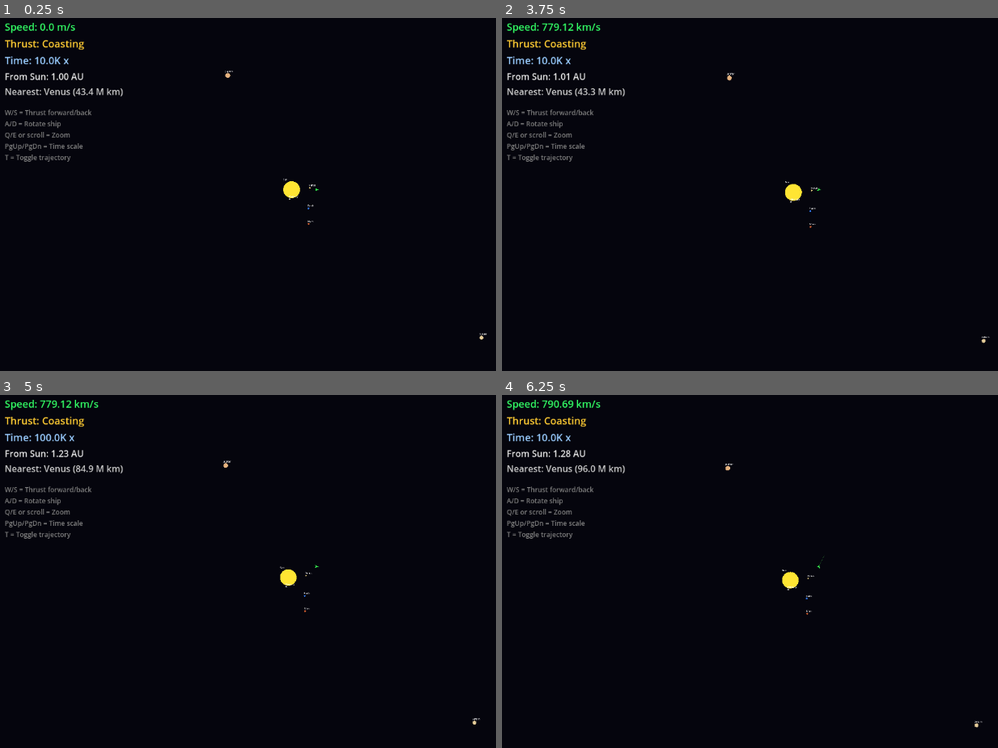
Above: before the commit, frames 1-4 (two rows, left to right).
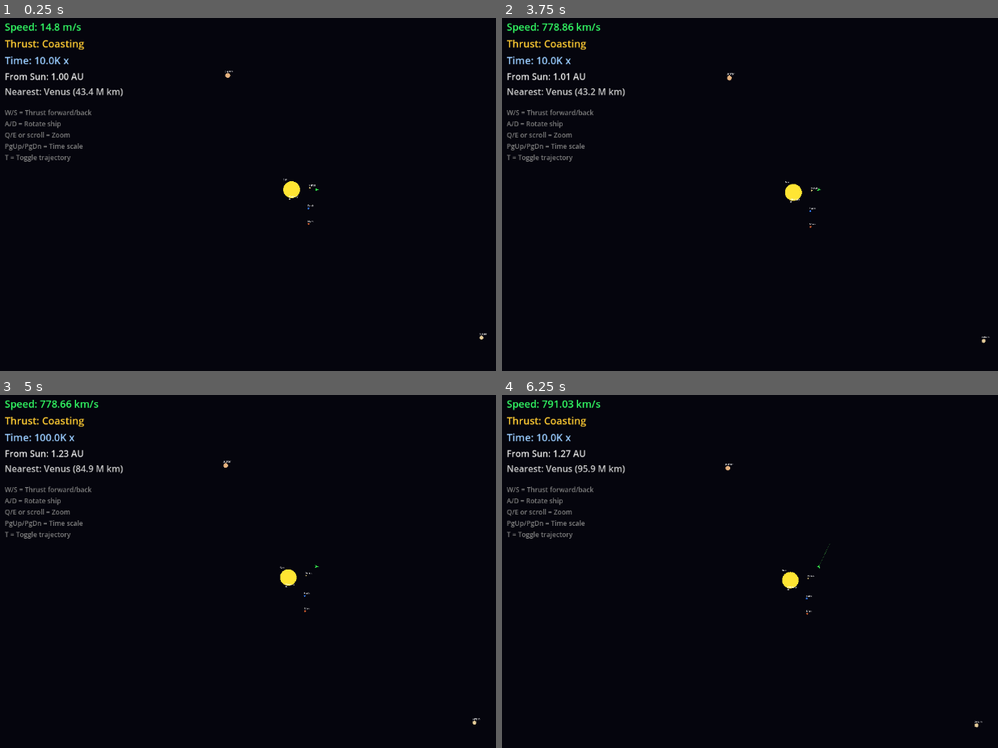
Above: after the commit, the same moments.

Repository: jwodea/bobtest
Game: Godot game, scene res://solar_system.tscn
Same seed, same stepped clock (60 frames per second), same inputs: the game is played once before the commit and once after it.
Inputs (mouse positions are in pixels of both pictures, inside the frame that each line leads up to):
- Up to frame 1 (0.25 s): no input
- Up to frame 2 (3.75 s): tap Enter at 0.5 s; move the mouse to (963, 169) at 0.52 s; hold D (rotate_right) 0.53-1.28 s; tap Page Down (time_faster) at 0.6 s; click (963, 169) at 0.67 s; move the mouse to (690, 208) at 1.27 s; hold S (thrust_backward) 1.28-2.03 s; tap Page Up (time_slower) at 1.35 s; move the mouse to (883, 109) at 2.02 s; hold D (rotate_right) 2.03-2.78 s; tap T (toggle_trajectory) at 2.1 s; move the mouse to (784, 261) at 2.77 s; hold S (thrust_backward) 2.78-3.53 s; tap Q (zoom_in) at 2.85 s; click (784, 261) at 2.92 s; move the mouse to (outside the picture) at 3.52 s; hold A (rotate_left) from 3.53 s (still down); hold E (zoom_out) from 3.53 s (still down)
- Up to frame 3 (5 s): keep holding A (rotate_left); move the mouse to (124, 511) at 4.27 s; release E (zoom_out) at 4.28 s; tap Page Down (time_faster) at 4.35 s
- Up to frame 4 (6.25 s): move the mouse to (849, 567) at 5.02 s; release A (rotate_left) at 5.03 s; hold S (thrust_backward) 5.03-5.78 s; tap Page Up (time_slower) at 5.1 s; click (849, 567) at 5.17 s; move the mouse to (720, 476) at 5.77 s; hold D (rotate_right) from 5.78 s (still down); tap T (toggle_trajectory) at 5.85 s

The runs differ from the first frame. In frame 1, 0.1% of the frame differs, in the area x 7-17%, y 1-4%; in frame 2, less than 0.1%; in frame 3, less than 0.1%; in frame 4, less than 0.1%.

Commit message:
Add realistic gravity to planets and sun
- Add gravitational parameters (GM) for all celestial bodies
- Apply gravitational acceleration to player ship
- Update trajectory prediction to simulate orbital paths
- Sun's gravity dominates; planets have realistic masses
- Enables orbital mechanics: can now achieve stable orbits!

Orbital velocity hint: Earth orbit ~30 km/s, closer = faster

Diff:
--- a/player.gd
+++ b/player.gd
@@ -65,6 +65,7 @@
 		show_trajectory = !show_trajectory
 
 func apply_physics(scaled_delta: float):
+	# Apply thrust acceleration
 	if acceleration_g != 0.0:
 		# Convert g to km/s² and apply in thrust direction
 		var accel_km_s2 = abs(acceleration_g) * G_ACCEL_KM_S2
@@ -72,6 +73,11 @@
 
 		# Update velocity: v += a * t
 		velocity_km_s += direction * accel_km_s2 * scaled_delta
+
+	# Apply gravitational acceleration from all bodies
+	if solar_system and solar_system.has_method("get_gravity_at"):
+		var gravity_accel = solar_system.get_gravity_at(position)
+		velocity_km_s += gravity_accel * scaled_delta
 
 	# Update position: convert km/s to game units/s
 	var velocity_units_per_s = velocity_km_s / KM_PER_UNIT
@@ -85,7 +91,7 @@
 	if retro_flame:
 		retro_flame.visible = acceleration_g < 0
 
-func update_trajectory(time_scale: float):
+func update_trajectory(_time_scale: float):
 	if not trajectory_line:
 		return
 
@@ -93,25 +99,34 @@
 	if not show_trajectory:
 		return
 
-	# Predict future positions
+	# Predict future positions with gravity simulation
 	var points := PackedVector2Array()
 	points.append(Vector2.ZERO)  # Start at ship position (local coords)
 
 	var sim_velocity = velocity_km_s
-	var sim_position = Vector2.ZERO
+	var sim_position_world = position  # World position for gravity calc
+	var sim_position_local = Vector2.ZERO  # Local position for drawing
 
-	# Simulate 100 steps into the future
-	# Each step represents some amount of game time
-	var step_time := 1000.0  # seconds per step (adjusted by time scale display)
+	# Simulate future trajectory with gravity
+	# Use smaller steps for accuracy, longer total time for visibility
+	var step_time := 500.0  # seconds per simulation step
+	var num_steps := 400  # More steps for orbital paths
 
-	for i in range(100):
+	for i in range(num_steps):
+		# Apply gravity at current simulated position
+		if solar_system and solar_system.has_method("get_gravity_at"):
+			var gravity_accel = solar_system.get_gravity_at(sim_position_world)
+			sim_velocity += gravity_accel * step_time
+
 		# Move based on velocity
 		var vel_units = sim_velocity / KM_PER_UNIT
-		sim_position += vel_units * step_time
+		var delta_pos = vel_units * step_time
+		sim_position_world += delta_pos
+		sim_position_local += delta_pos
 
-		# Add point every few steps to keep line smooth but not too detailed
-		if i % 5 == 0:
-			points.append(sim_position)
+		# Add point every few steps to keep line smooth
+		if i % 8 == 0:
+			points.append(sim_position_local)
 
 	trajectory_line.points = points
 
--- a/solar_system.gd
+++ b/solar_system.gd
@@ -10,18 +10,24 @@
 const G_ACCEL := 0.0098  # 9.8 m/s² = 0.0098 km/s²
 const MAX_G := 5.0  # Maximum 5g acceleration
 
-# Planet data: [distance_from_sun_million_km, radius_km, color, name]
+# Planet data: [distance_million_km, radius_km, color, name, GM_km3_s2]
+# GM (gravitational parameter) in km³/s² - this is G * Mass
 const PLANET_DATA := {
-	"sun": [0, 696340, Color(1.0, 0.9, 0.2), "Sun"],
-	"mercury": [57.9, 2440, Color(0.7, 0.7, 0.7), "Mercury"],
-	"venus": [108.2, 6052, Color(0.9, 0.8, 0.5), "Venus"],
-	"earth": [149.6, 6371, Color(0.2, 0.5, 1.0), "Earth"],
-	"mars": [227.9, 3390, Color(0.9, 0.4, 0.2), "Mars"],
-	"jupiter": [778.5, 69911, Color(0.9, 0.7, 0.5), "Jupiter"],
-	"saturn": [1432.0, 58232, Color(0.9, 0.8, 0.6), "Saturn"],
-	"uranus": [2867.0, 25362, Color(0.6, 0.8, 0.9), "Uranus"],
-	"neptune": [4515.0, 24622, Color(0.3, 0.4, 0.9), "Neptune"]
+	"sun": [0, 696340, Color(1.0, 0.9, 0.2), "Sun", 1.327e11],
+	"mercury": [57.9, 2440, Color(0.7, 0.7, 0.7), "Mercury", 2.203e4],
+	"venus": [108.2, 6052, Color(0.9, 0.8, 0.5), "Venus", 3.249e5],
+	"earth": [149.6, 6371, Color(0.2, 0.5, 1.0), "Earth", 3.986e5],
+	"mars": [227.9, 3390, Color(0.9, 0.4, 0.2), "Mars", 4.283e4],
+	"jupiter": [778.5, 69911, Color(0.9, 0.7, 0.5), "Jupiter", 1.267e8],
+	"saturn": [1432.0, 58232, Color(0.9, 0.8, 0.6), "Saturn", 3.793e7],
+	"uranus": [2867.0, 25362, Color(0.6, 0.8, 0.9), "Uranus", 5.794e6],
+	"neptune": [4515.0, 24622, Color(0.3, 0.4, 0.9), "Neptune", 6.837e6]
 }
+
+# Store GM values for quick lookup (converted for our unit system)
+# Since distance is in million km (10^6 km), we need GM / (10^6)^2 = GM / 10^12
+# This gives acceleration in km/s² when dividing by r² in game units
+var planet_gm := {}  # key -> GM in adjusted units
 
 # Time scale: 1 = real time, higher = faster
 var time_scale := 10000.0  # Start at 10,000x to make it playable
@@ -40,10 +46,17 @@
 		var radius_km = data[1]
 		var color = data[2]
 		var planet_name = data[3]
+		var gm = data[4]  # GM in km³/s²
 
 		var planet = create_planet_node(planet_name, distance, radius_km, color)
 		add_child(planet)
 		planets[key] = planet
+
+		# Store GM converted for our unit system
+		# a = GM / r² where r is in game units (million km)
+		# r_km = r_game * 10^6, so r² in km² = r_game² * 10^12
+		# a = GM / (r_game² * 10^12) = (GM / 10^12) / r_game²
+		planet_gm[key] = gm / 1e12
 
 func create_planet_node(planet_name: String, distance: float, radius_km: float, color: Color) -> Node2D:
 	var planet = Node2D.new()
@@ -100,6 +113,31 @@
 func get_time_scale() -> float:
 	return time_scale
 
+# Calculate total gravitational acceleration at a position (in km/s²)
+func get_gravity_at(pos: Vector2) -> Vector2:
+	var total_accel := Vector2.ZERO
+
+	for key in planets:
+		var planet = planets[key]
+		var gm = planet_gm[key]
+
+		# Vector from position to planet
+		var to_planet = planet.position - pos
+		var distance_sq = to_planet.length_squared()
+
+		# Avoid division by zero / extreme values when very close
+		if distance_sq < 0.0001:
+			continue
+
+		# Gravitational acceleration: a = GM / r²
+		# Direction: towards the planet
+		var accel_magnitude = gm / distance_sq
+		var direction = to_planet.normalized()
+
+		total_accel += direction * accel_magnitude
+
+	return total_accel
+
 func format_distance(distance_units: float) -> String:
 	var km = distance_units * KM_PER_UNIT
 	if km >= 149_600_000:  # 1 AU
